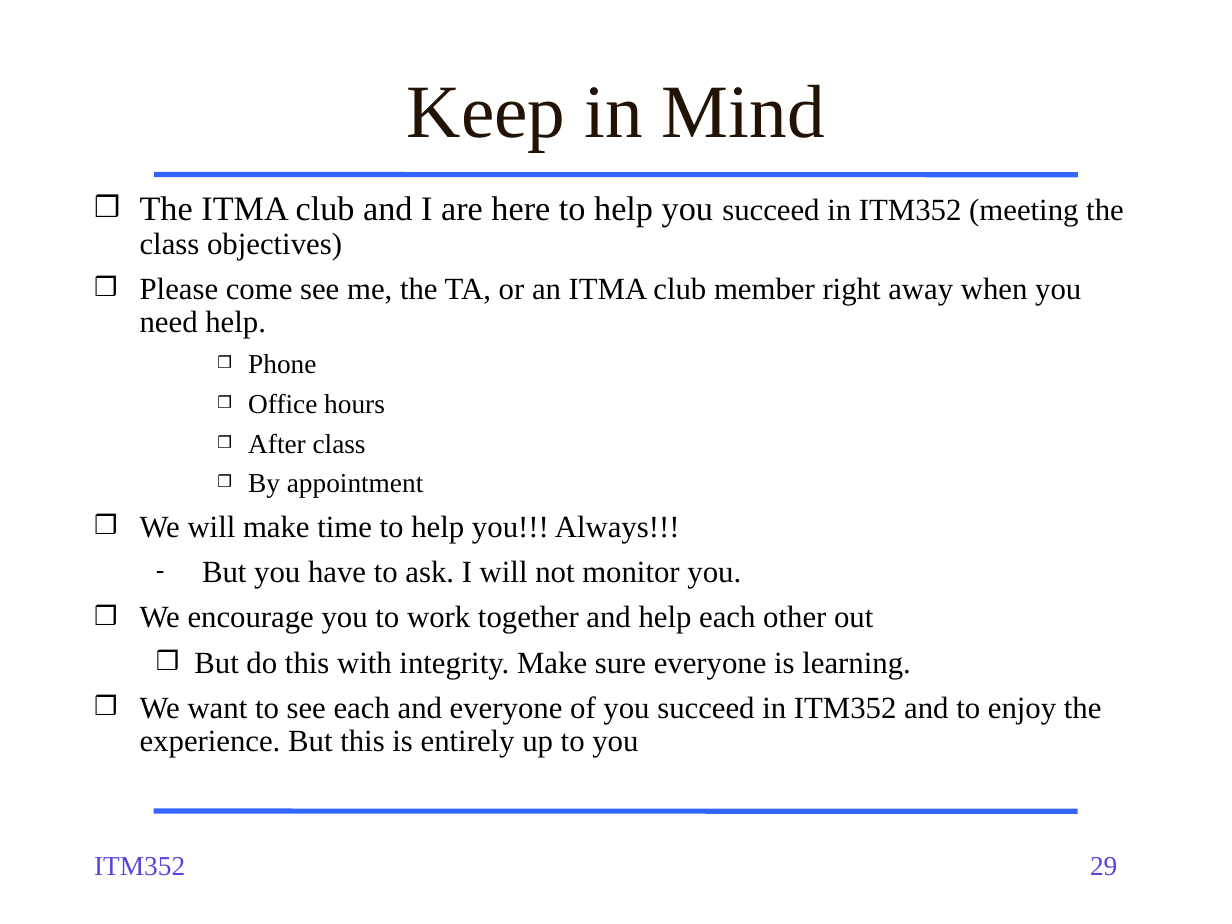
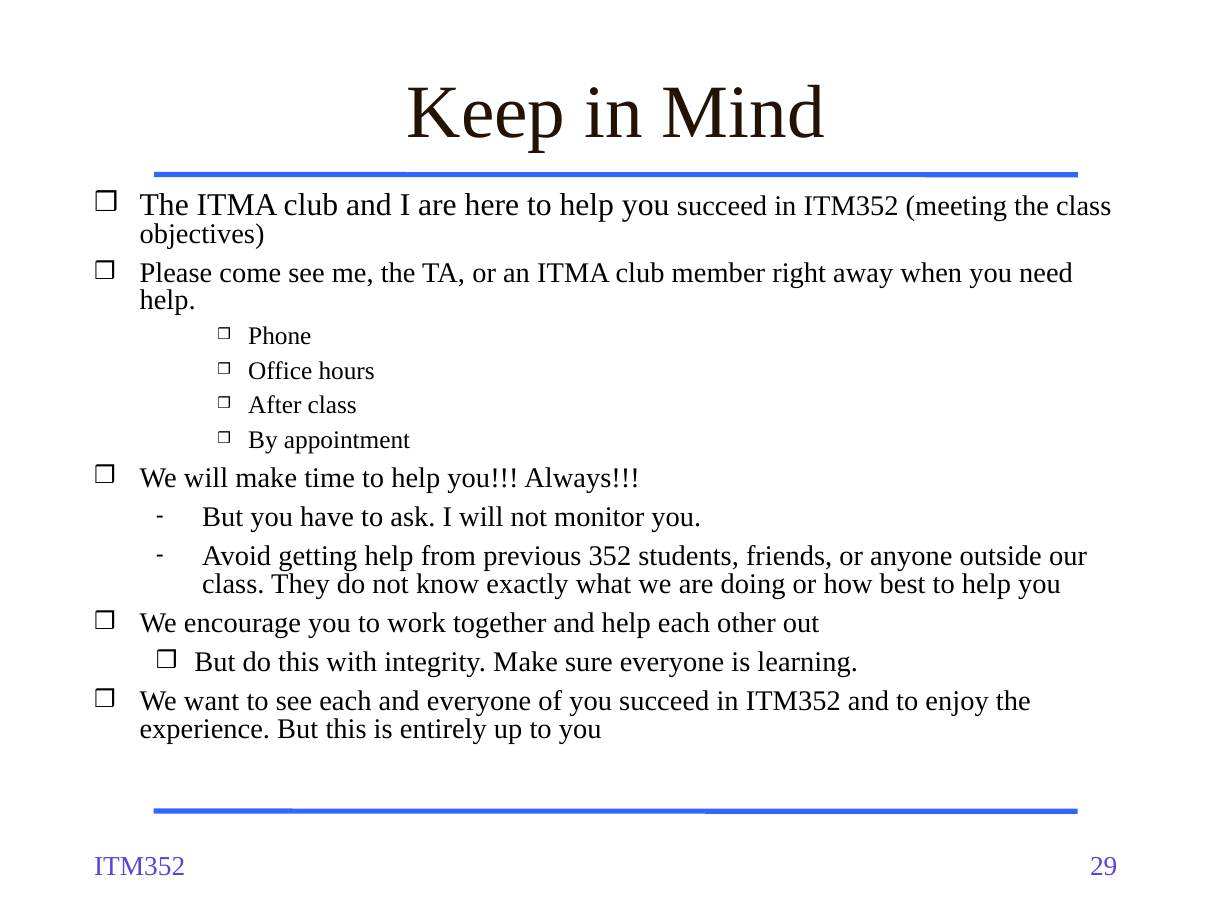
Before and after one commit to dport96/ITM352, a slide deck: slide 29 of morea/010.introduction/ITM352_01_intro.pptx. Drawn at 1232x924 pixels with LibreOffice and Linux fonts; fonts in the diff are those of the drawing. Boxes give left, top, right and bottom in pixels: in the first picture for what was removed or moved away, otherwise in the second. Text is boxed around its words. In the diff, an @@ line names an element or a change of style, - is before the commit and + after.

```diff
--- a/morea/010.introduction/ITM352_01_intro.pptx
+++ b/morea/010.introduction/ITM352_01_intro.pptx
@@ text at [140,193,1111,743]: size 20 to 18.5 pt in "The ITMA club and I are here ..."; size 18 to 16.6 pt in "succeed in ITM352 (meeting the class objectives)", "Please come see me, the TA, or ...", "We will make time to help you!!! ...", "But you have to ask. I will ..." and 3 more places; size 16 to 14.8 pt in "Phone", "Office hours", "After class", "By appointment"; line spacing 0.9 to 0.8 @@
@@ text at [202,545,1087,598]: paragraph added @@
+  – Avoid getting help from previous 352 students, friends, or anyone outside our class. They do not know exactly what we are doing or how best to help you
```
Also in this commit, not shown: 6 other slides changed, 1 other file.
